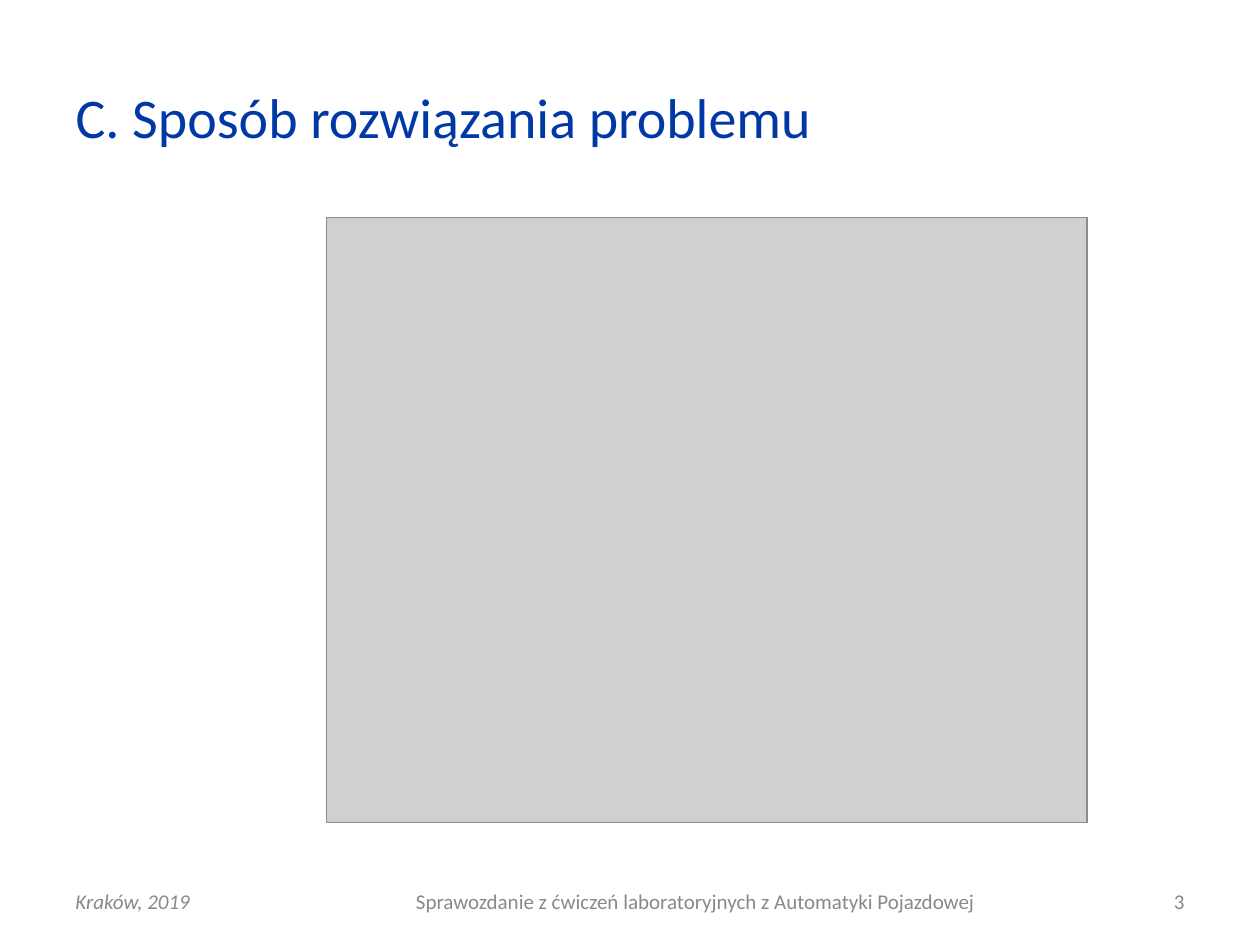
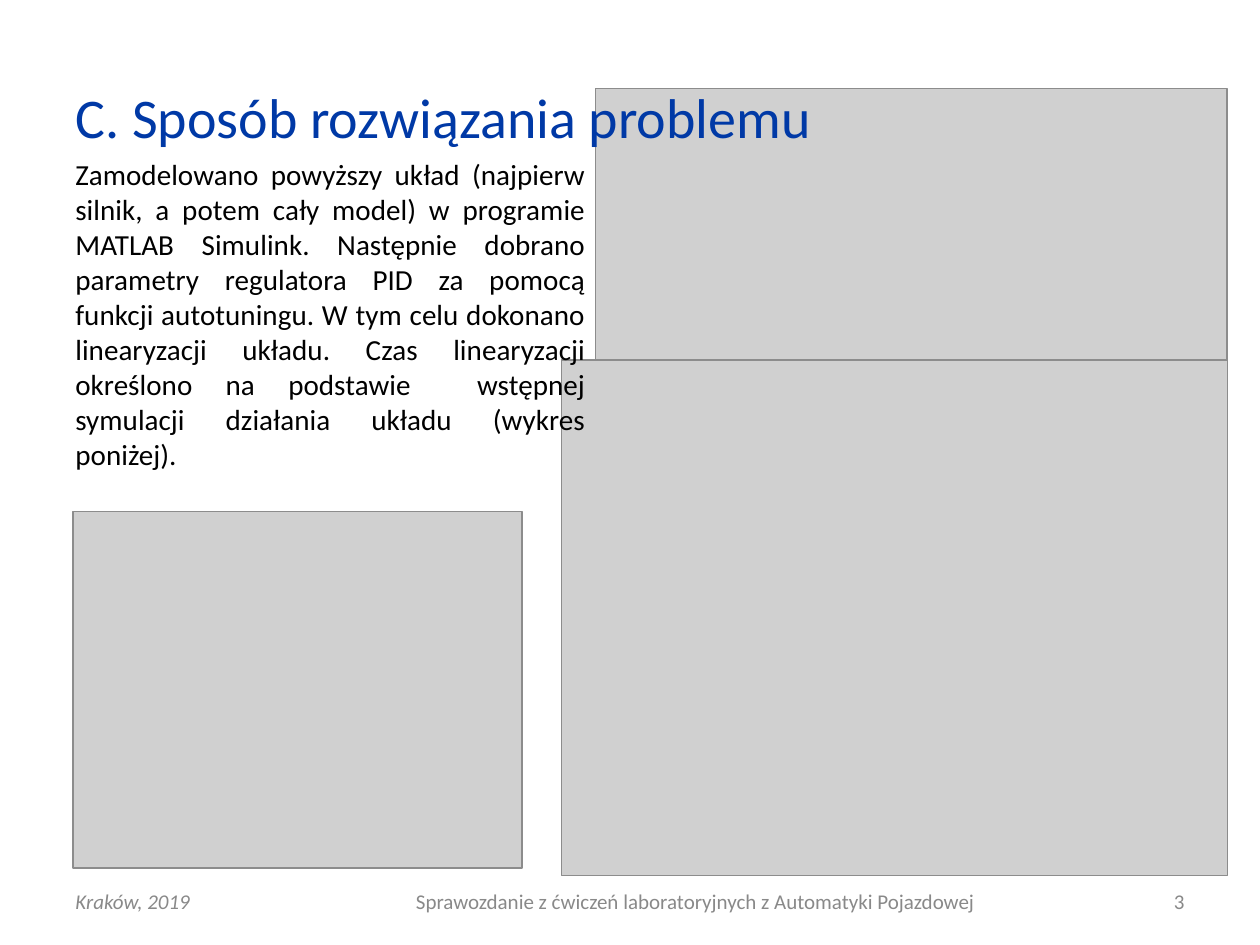
Before and after one commit to elfsonix/Automatyka-Pojazdowa, a slide deck: slide 3 of Lab8/AP_L08_20190403_0930_G03.ppt. Drawn at 1260x945 pixels with LibreOffice and Linux fonts; fonts in the diff are those of the drawing; grey boxes stand for pictures. Boxes give left, top, right and bottom in pixels: in the first picture for what was removed or moved away, otherwise in the second. Text is boxed around its words. In the diff, an @@ line names an element or a change of style, - is before the commit and + after.

Commit message:
Sformułowanie problemu

```diff
--- a/Lab8/AP_L08_20190403_0930_G03.ppt
+++ b/Lab8/AP_L08_20190403_0930_G03.ppt
@@ picture: place and size @@
-picture at [326, 218, 1087, 823]
+picture at [596, 88, 1227, 415]
@@ text added at [75, 164, 585, 470], 16.6 pt, text #000000 @@
+Zamodelowano powyższy układ (najpierw silnik, a potem cały model) w programie MATLAB Simulink. Następnie dobrano parametry regulatora PID za pomocą funkcji autotuningu. W tym celu dokonano linearyzacji układu. Czas linearyzacji określono na podstawie wstępnej symulacji działania układu (wykres poniżej).
@@ picture added at [562, 360, 1227, 876] @@
@@ picture added at [73, 512, 522, 868] @@
```
